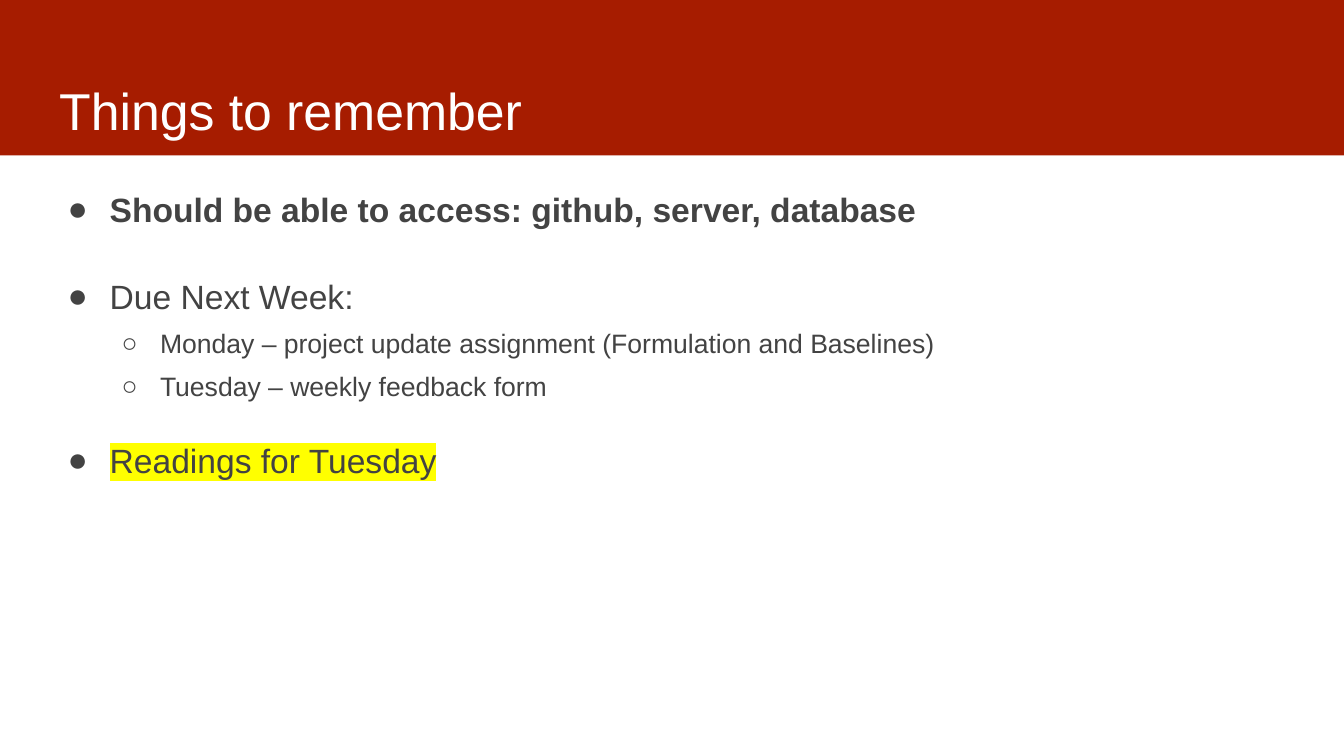
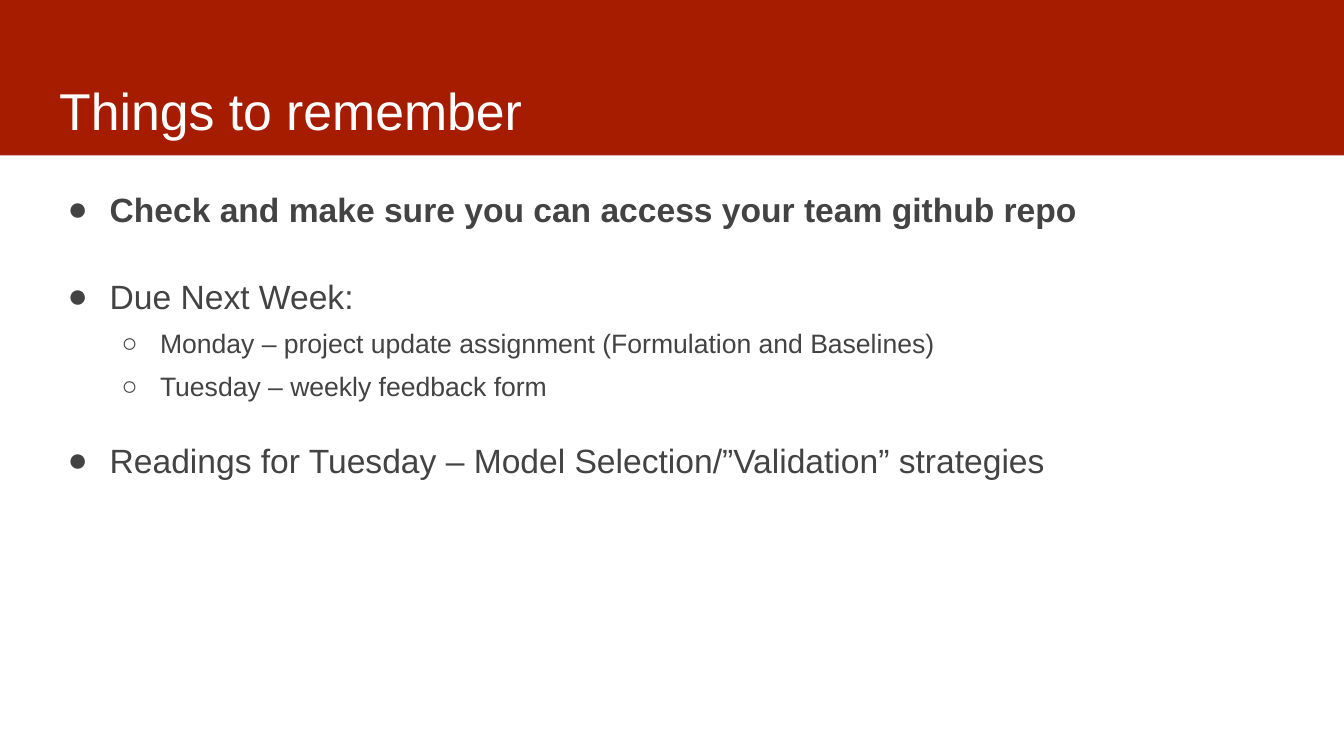
Before and after one commit to dssg/MLinPractice, a slide deck: slide 2 of Lectures/Lecture4-Formulation.pptx. Drawn at 1344x756 pixels with LibreOffice and Linux fonts; fonts in the diff are those of the drawing. Boxes give left, top, right and bottom in pixels: in the first picture for what was removed or moved away, otherwise in the second. Text is boxed around its words. In the diff, an @@ line names an element or a change of style, - is before the commit and + after.

```diff
--- a/Lectures/Lecture4-Formulation.pptx
+++ b/Lectures/Lecture4-Formulation.pptx
@@ text at <box>110,197,1077,229</box>: text changed @@
-● Should be able to access: github, server, database
+● Check and make sure you can access your team github repo
@@ text at <box>110,448,1045,480</box>: text changed @@
-● Readings for Tuesday
+● Readings for Tuesday – Model Selection/”Validation” strategies
```
Also in this commit, not shown: 9 slides added, 3 slides removed.
